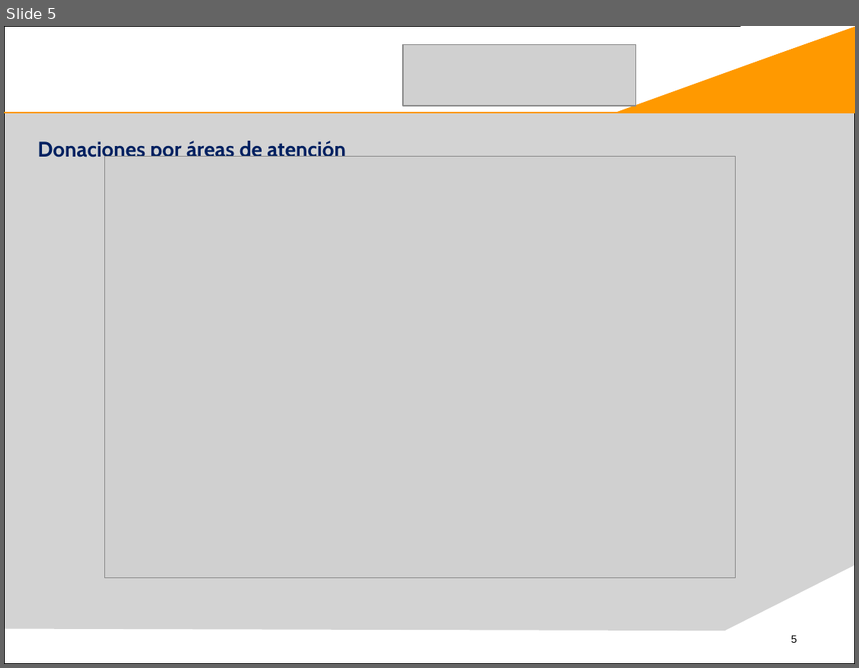
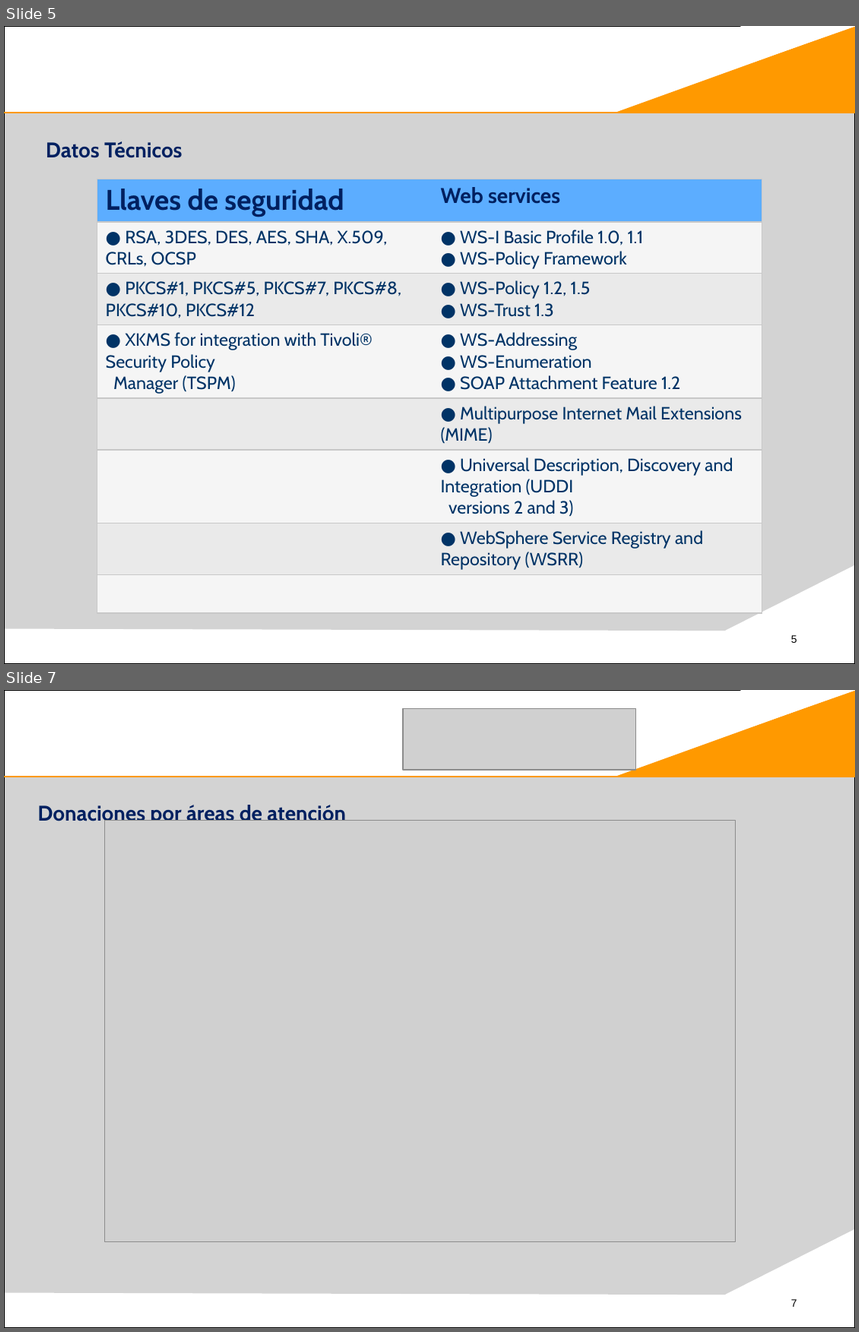
Before and after one commit to Slaif3r/fechas, a slide deck: Presentación IBM DATAPOWER.pptx. Shown one above the other, each under a label of ours: slide 5 before the commit, slides 5 and 7 after it; the slides between them are not shown. The pictures are 859x668 and 859x1332 pixels, drawn with LibreOffice and Linux fonts; fonts in the diff are those of the drawing; grey boxes stand for pictures; background and template pictures are left out. Boxes give left, top, right and bottom in pixels: in the first picture for what was removed or moved away, otherwise in the second. Text is boxed around its words. In the diff, an @@ line names an element or a change of style, - is before the commit and + after.

```diff
--- a/Presentación IBM DATAPOWER.pptx
+++ b/Presentación IBM DATAPOWER.pptx
@@ slide 5 added at [4,26,855,664], background #FFFFFF; not listed: 7 template elements that a slide beside it also shows @@
@@ title added at [46,142,183,158], 18 pt, text #002060, bold @@
+Datos Técnicos
@@ table added at [97,180,762,606], 8 rows, 2 columns @@
+Llaves de seguridad | Web services
+● RSA, 3DES, DES, AES, SHA, X.509, CRLs, OCSP | ● WS-I Basic Profile 1.0, 1.1 / ● WS-Policy Framework
+● PKCS#1, PKCS#5, PKCS#7, PKCS#8, PKCS#10, PKCS#12 | ● WS-Policy 1.2, 1.5 / ● WS-Trust 1.3
+● XKMS for integration with Tivoli® Security Policy / Manager (TSPM) | ● WS-Addressing / ● WS-Enumeration / ● SOAP Attachment Feature 1.2
+ | ● Multipurpose Internet Mail Extensions (MIME)
+ | ● Universal Description, Discovery and Integration (UDDI / versions 2 and 3)
+ | ● WebSphere Service Registry and Repository (WSRR)
+ | 
@@ what was slide 5 is now slide 7 @@
@@ page number at [791,1300,797,1307]: text changed @@
-5
+7
```
Also in this commit, not shown: 1 slide changed, 3 other slides added, 2 slides removed, 1 other file.
